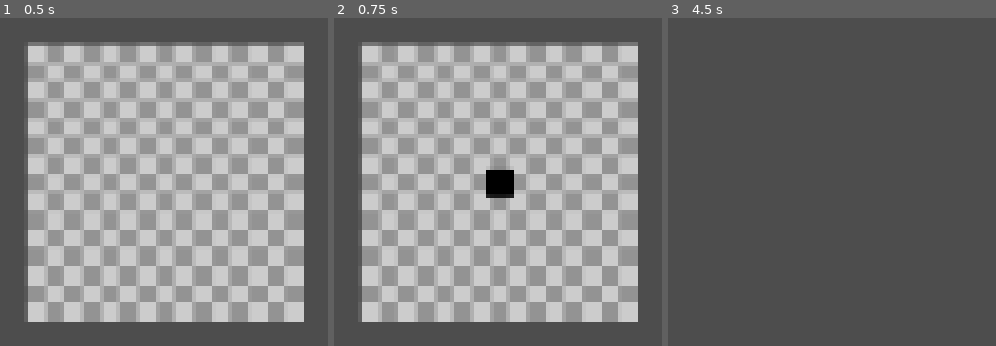
Above: before the commit, frames 1-3 (left to right).
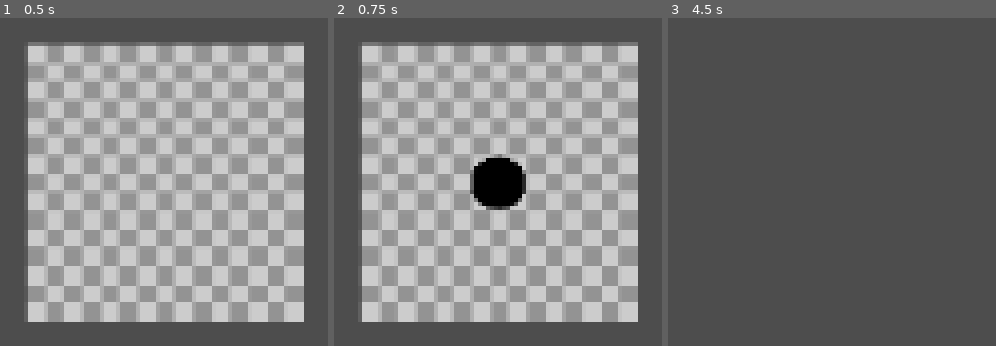
Above: after the commit, the same moments.

Repository: Shidoengie/PIxGD-GD4
Game: Godot game, scene res://Scenes/CanvasNew/Canvas.tscn
Two runs of this game, one before a commit and one after it. Both use one fixed random seed, a clock stepped at 60 frames per second and the inputs below. This scene is started directly instead of the project's main scene. The engine's default icon, where the game draws it, is replaced by a stand-in: a white triangle on a blue panel in a dark square.
Inputs (mouse positions are in pixels of both pictures, inside the frame that each line leads up to):
- Up to frame 1 (0.5 s): no input
- Up to frame 2 (0.75 s): tap Enter at 0.5 s; move the mouse to (498, 185) at 0.52 s; press the mouse at (498, 185) at 0.53 s
- Up to frame 3 (4.5 s): tap Space at 1.25, 2.75, 4.25 s; move the mouse to (outside the picture) at 1.27 s; release the mouse at (outside the picture) at 1.28 s; tap Middle mouse button (mouseMiddle_3rd) at 1.35 s; click (outside the picture) at 1.42 s; tap Enter at 2, 3.5 s; move the mouse to (outside the picture) at 2.02 s; hold Right mouse button (mouseRight_2nd) 2.03-2.78 s; click (outside the picture) at 2.17 s; move the mouse to (outside the picture) at 2.77 s; click (outside the picture) at 2.85 s; move the mouse to (outside the picture) at 3.52 s; hold Middle mouse button (mouseMiddle_3rd) 3.53-4.28 s; click (outside the picture) at 3.67 s; move the mouse to (outside the picture) at 4.27 s; right-click (outside the picture) at 4.35 s; click (outside the picture) at 4.42 s

Frame 1 is identical in both runs. In frame 2, 1.6% of the frame differs, in the area x 41-59%, y 41-59%; in frame 3, nothing differs.

Commit message:
bug fixes

Diff:
--- a/Scenes/CanvasNew/src/Control.gd
+++ b/Scenes/CanvasNew/src/Control.gd
@@ -4,10 +4,13 @@
 signal notPainting
 signal zoom_changed(value)
 signal change_brush
+
 @export var primary_color = Color.BLACK
 @export var secondary_color = Color.WHITE
+@export var brush_shape = BrushInfo.ROUND
 @export var current_tool = Tools.PEN
 @export var canvas_size = Vector2(20,20)
+
 @onready var DrawSurface = get_node("%DrawSurface")
 @onready var CanvasCamera = $CanvasCamera
 #@onready var DrawControl = $DrawControl
@@ -17,7 +20,7 @@
 	BrushInfo.secondary_color = secondary_color
 	DrawSurface.size = canvas_size
 	Tools.current = current_tool
-
+	BrushInfo.current_shape = brush_shape
 
 func _input(event):
 
--- a/Scenes/CanvasNew/src/Draw.gd
+++ b/Scenes/CanvasNew/src/Draw.gd
@@ -3,14 +3,12 @@
 var canPaint = false
 var current_color : Color
 @onready var canvasImg = Image.create(size.x,size.y,false,Image.FORMAT_RGBA8)
-func _ready():
-	pass
+
 func _process(delta):
-
 	texture = ImageTexture.create_from_image(canvasImg)
 	current_color = BrushInfo.primary_color if BrushInfo.is_primary else BrushInfo.secondary_color
-	BrushInfo.change_brush(BrushInfo.SQUARE,BrushInfo.size/2,current_color)
 	BrushInfo.current_color = current_color
+
 	match Tools.current:
 		Tools.PEN:
 			_blit_brush(current_color,Vector2i(BrushInfo.current_position),BrushInfo.size)
@@ -25,6 +23,7 @@
 	if not BrushInfo.can_paint or not BrushInfo.is_inside_canvas:
 		return
 	var offset = BrushInfo.brushImage.get_used_rect().get_center()
+	BrushInfo.change_brush(BrushInfo.current_shape,BrushInfo.size,color)
 	canvasImg.blend_rect(BrushInfo.brushImage,BrushInfo.brushImage.get_used_rect(),BrushInfo.current_position-Vector2(offset))
 
 
--- a/src/BrushInfo.gd
+++ b/src/BrushInfo.gd
@@ -1,6 +1,6 @@
 extends Node
 enum {SQUARE,ROUND,LINE}
-var type = ROUND
+var current_shape = ROUND
 
 var current_position = Vector2.ZERO
 var last_position = Vector2.ZERO
@@ -13,8 +13,9 @@
 var size = 20
 var can_paint = false
 var brushImage : Image
+
 func _ready():
-	change_brush(type,size,current_color)
+	change_brush(current_shape,size,current_color)
 func change_brush(brush_type,size,color) -> void:
 	match brush_type:
 		SQUARE:
